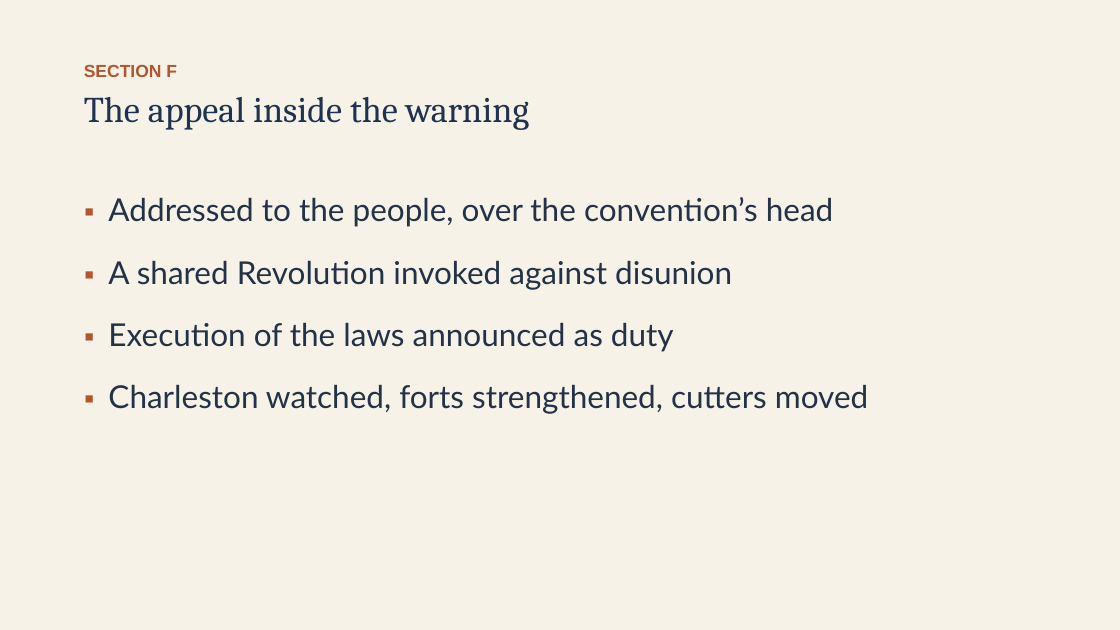
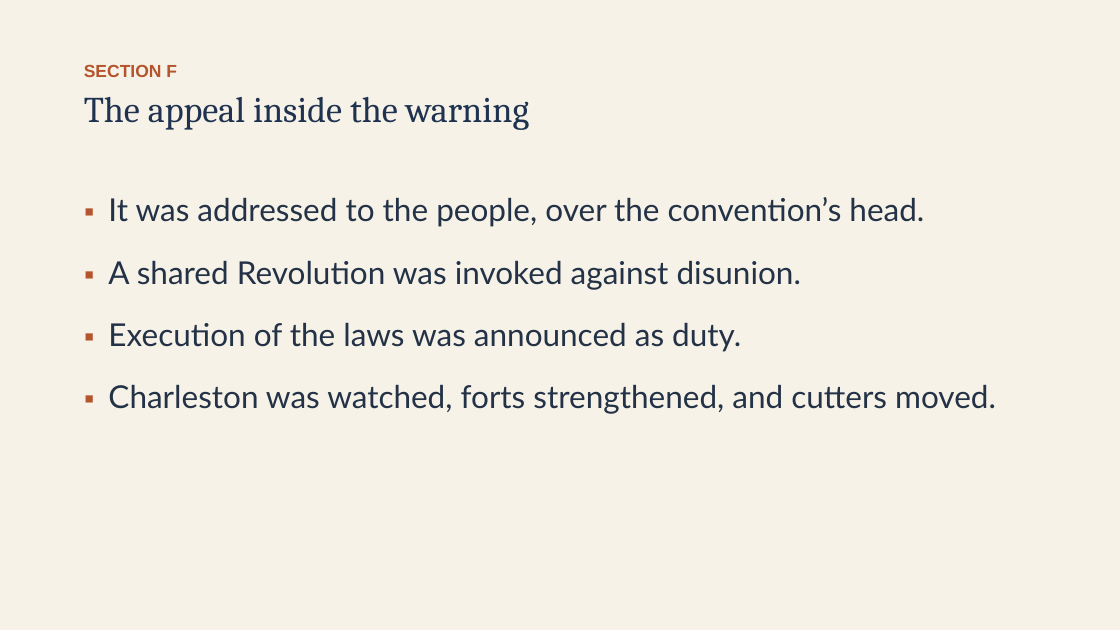
Before and after one commit to ab17gthb/humanities-curriculum-group, a slide deck: slide 20 of jackson-reform/lesson-03/lesson-03-slides.pptx. Drawn at 1120x630 pixels with LibreOffice and Linux fonts; fonts in the diff are those of the drawing. Boxes give left, top, right and bottom in pixels: in the first picture for what was removed or moved away, otherwise in the second. Text is boxed around its words. In the diff, an @@ line names an element or a change of style, - is before the commit and + after.

```diff
--- a/jackson-reform/lesson-03/lesson-03-slides.pptx
+++ b/jackson-reform/lesson-03/lesson-03-slides.pptx
@@ text at box(108, 197, 996, 414): text changed @@
-▪ Addressed to the people, over the convention’s head
-▪ A shared Revolution invoked against disunion
-▪ Execution of the laws announced as duty
-▪ Charleston watched, forts strengthened, cutters moved
+▪ It was addressed to the people, over the convention’s head.
+▪ A shared Revolution was invoked against disunion.
+▪ Execution of the laws was announced as duty.
+▪ Charleston was watched, forts strengthened, and cutters moved.
```
Also in this commit, not shown: 11 other slides changed, 6 other files.
